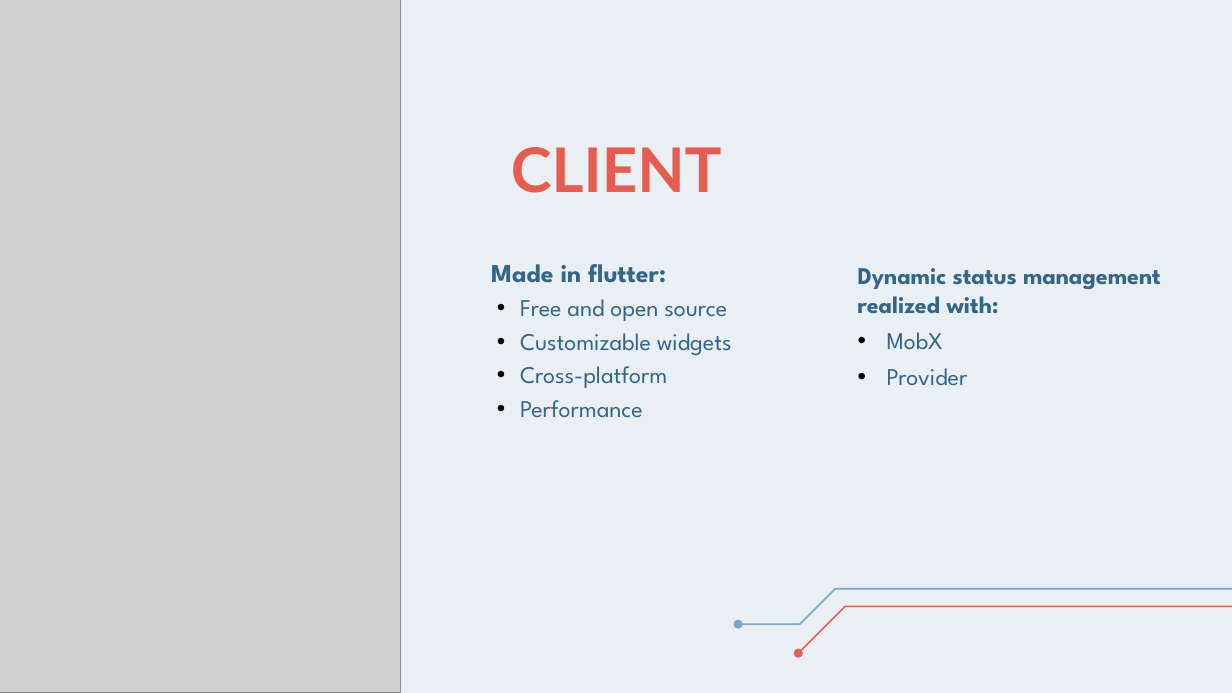
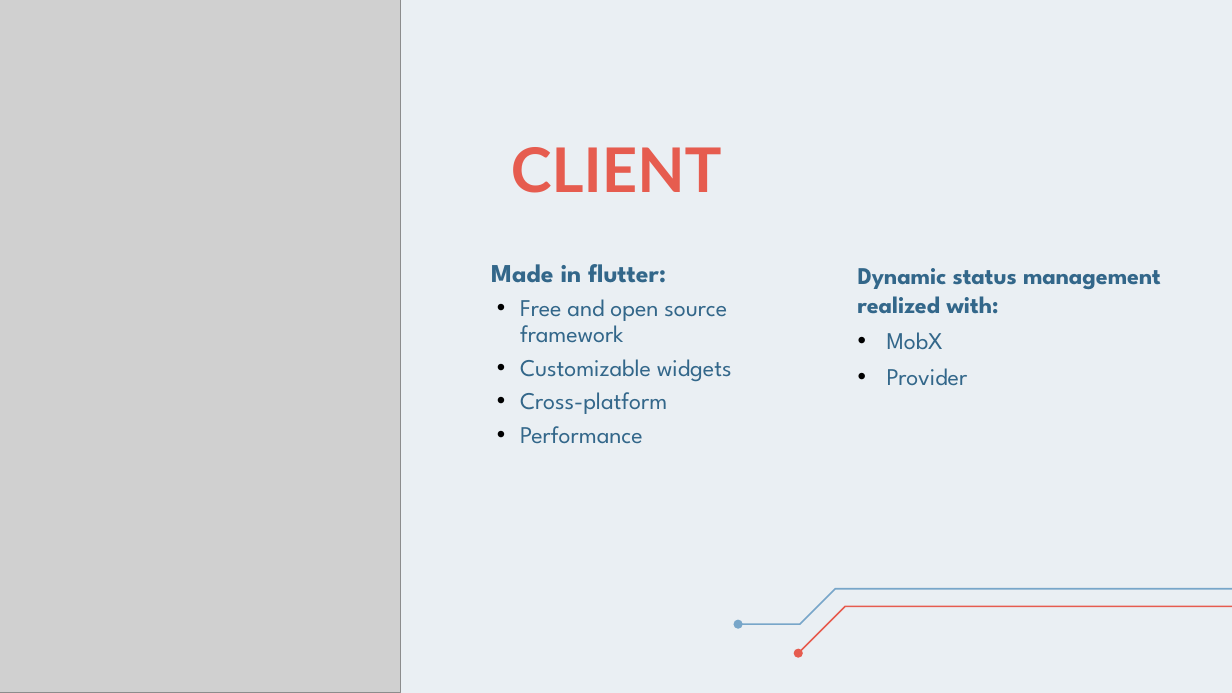
Before and after one commit to Ciuse/Bealthy_app, a slide deck: slide 6 of Presentazione/Presentazione Bealthy.pptx. Drawn at 1232x693 pixels with LibreOffice and Linux fonts; fonts in the diff are those of the drawing; grey boxes stand for pictures. Boxes give left, top, right and bottom in pixels: in the first picture for what was removed or moved away, otherwise in the second. Text is boxed around its words. In the diff, an @@ line names an element or a change of style, - is before the commit and + after.

```diff
--- a/Presentazione/Presentazione Bealthy.pptx
+++ b/Presentazione/Presentazione Bealthy.pptx
@@ text at (520, 299, 727, 343): text changed @@
-• Free and open source
+• Free and open source framework
```
Also in this commit, not shown: 4 other slides changed.
